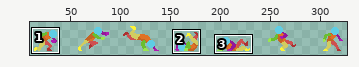
Sprite sheet: Player/assets/Player Roll.png. The first picture is a wide view before the edit; the outline marks the close-up.
Close-up. Before:
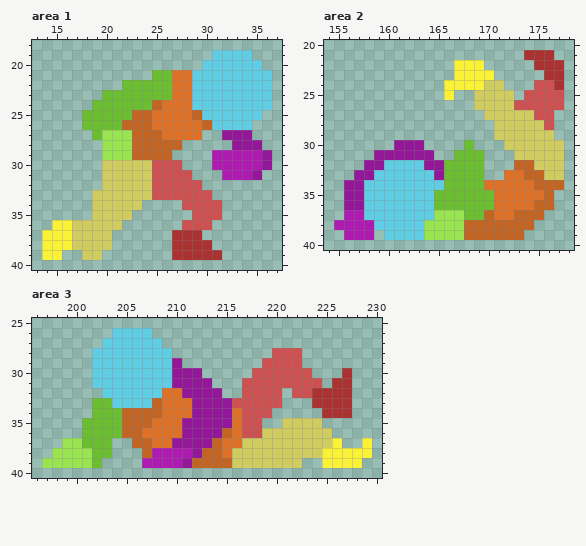
The file is 336x48 pixels. Shown: area 1: x 13..37, y 18..40; area 2: x 154..178, y 20..40; area 3: x 196..230, y 25..40. The wide view leaves out empty margins. The commit also changed other parts of the picture, which this record leaves out.
Once edited:
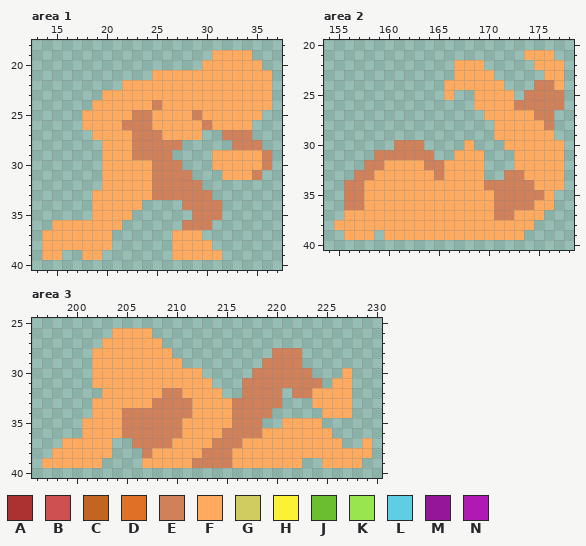
Palette (. is transparent): A #ac3232  B #ce5050  C #c46423  D #df7126  E #d08159  F #ffaa5e  G #d1cc60  H #fbf236  J #6abe30  K #99e550  L #5fcde4  M #951799  N #af1ab2
From old to new:
Changed rows in their new state; - is an unchanged pixel.
Area 1:
first column x 14:
19 -----------------FFFF--
20 ----------------FFFFFF-
21 -----------FFFFFFFFFFFF
22 --------FFFFFFFFFFFFFFF
23 ------FFFFFFFFFFFFFFFFF
24 -----FFFFFFEFFFFFFFFFFF
25 ----FFFFFEEFFFFEFFFFFF-
26 ----FFFFEEEFFFFFEFFFF--
27 -----FFFFEEEFFFF--EEE--
28 ------FFFEEEEE-----EEE-
29 ------FFFEEEE----FFFFFE
30 ------FFFFFEEE---FFFFFE
31 ------FFFFFEEEE---FFFE-
32 ------FFFFFEEEEE-------
33 -----FFFFFFEEEEEE------
34 -----FFFFF----EEEE-----
35 -----FFFF------EEE-----
36 -FFFFFFF------EEE------
37 FFFFFFF------FFF-------
38 FFFFFFF------FFFF------
39 FF--FF-------FFFFF-----
Area 2:
first column x 155:
21 -------------------FFF-
22 ------------FFF-----FFF
23 ------------FFFF-----FF
24 -----------FFFFFF---EEF
25 -----------F--FFFF-EEEE
26 --------------FFFFEEEEE
27 ---------------FFFFFEE-
28 ----------------FFFFFE-
29 ----------------FFFFFF-
30 ------EEE----F---FFFFFF
31 ----EEEEEE--FFF---FFFFF
32 ---EEFFFFEEFFFF---FFFFF
33 --EEFFFFFFEFFFF--EEFFFF
34 -EEFFFFFFFFFFFFEEEEEFFF
35 -EEFFFFFFFFFFFFFEEEEEF-
36 -EEFFFFFFFFFFFFFEEEEFF-
37 -FFFFFFFFFFFFFFFEEFFF--
38 FFFFFFFFFFFFFFFFFFFF---
39 -FFF-FFFFFFFFFFFFFF----
Area 3:
first column x 197:
26 -------FFFF----------------------
27 ------FFFFFF---------------------
28 -----FFFFFFFF----------EEE-------
29 -----FFFFFFFFF--------EEEE-------
30 -----FFFFFFFFFFF-----EEEEEE---F--
31 -----FFFFFFFFFFFF---EEEEEEEE-FF--
32 ------FFFFFFEEFFFF--EEEE-EEFFFF--
33 -----FFFFFFEEEEFFFFEEEEE---FFFF--
34 -----FFFEEEEEEEFFFFEEEE-----FFF--
35 ----FFFFEEEEEEFFFFFEEE--FFFF-----
36 ----FFFFEEEEEEFFFFEEEEFFFFFFF----
37 --FFFFF--EEEEFFFFEEEFFFFFFFFFF--F
38 -FFFFFF---EFFFFFEEEFFFFFFFFFFFFFF
39 FFFFFF----FFFFFEEEEFFFFFFF--FFFF-
Boxes around the changes in both close-ups, in picture pixels (x1, y1, x2, y2):
changed: (42, 50, 272, 260)
changed: (334, 50, 564, 240)
changed: (42, 328, 372, 468)
